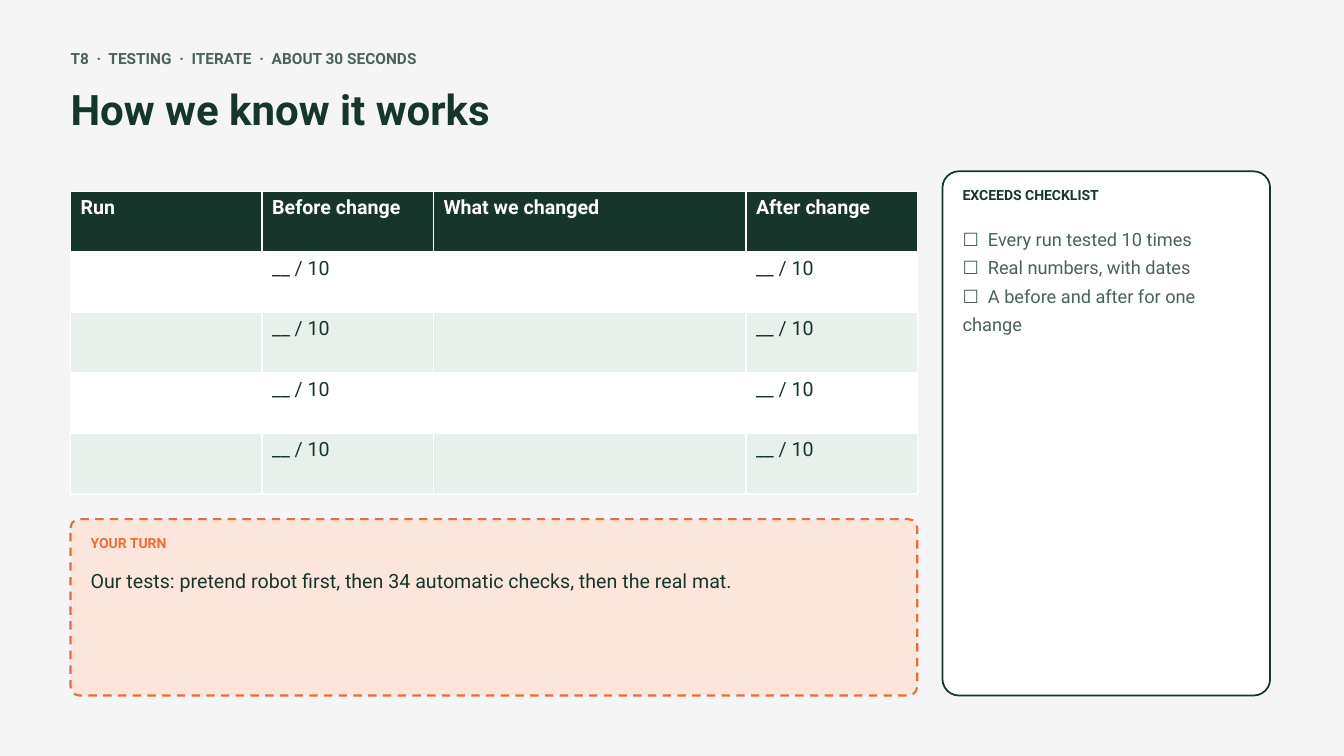
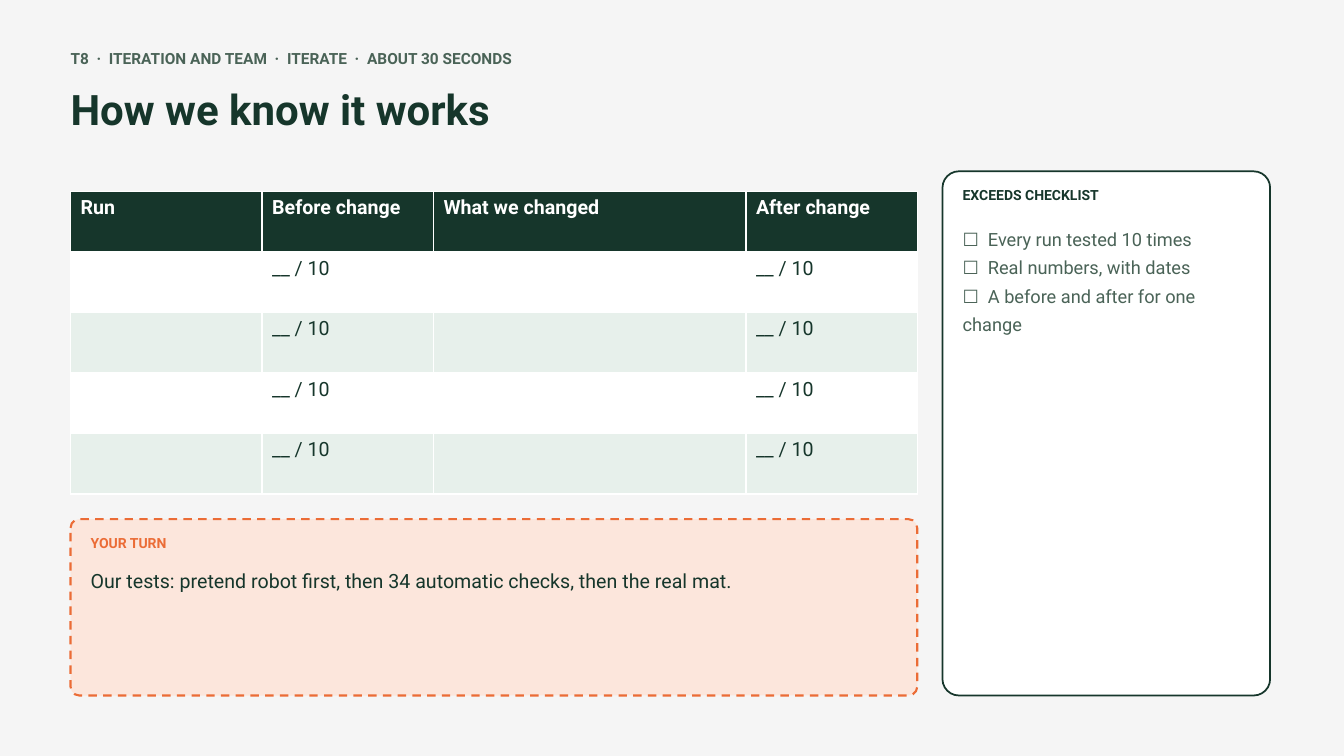
Before and after one commit to amana4/FLL2026, a slide deck: slide 33 of robot-design/exceeds-workshop.pptx. Drawn at 1344x756 pixels with LibreOffice and Linux fonts; fonts in the diff are those of the drawing. Boxes give left, top, right and bottom in pixels: in the first picture for what was removed or moved away, otherwise in the second. Text is boxed around its words. In the diff, an @@ line names an element or a change of style, - is before the commit and + after.

Commit message:
Reorganize presentation speaking roles
Split sensor and iteration responsibilities into distinct presentation sections and update the preparation page, diagrams, slides, scripts, and team links accordingly.

```diff
--- a/robot-design/exceeds-workshop.pptx
+++ b/robot-design/exceeds-workshop.pptx
@@ text at box(71, 53, 512, 64): text changed @@
-T8 · TESTING · ITERATE · ABOUT 30 SECONDS
+T8 · ITERATION AND TEAM · ITERATE · ABOUT 30 SECONDS
```
Also in this commit, not shown: 6 other slides changed, 7 other files.
